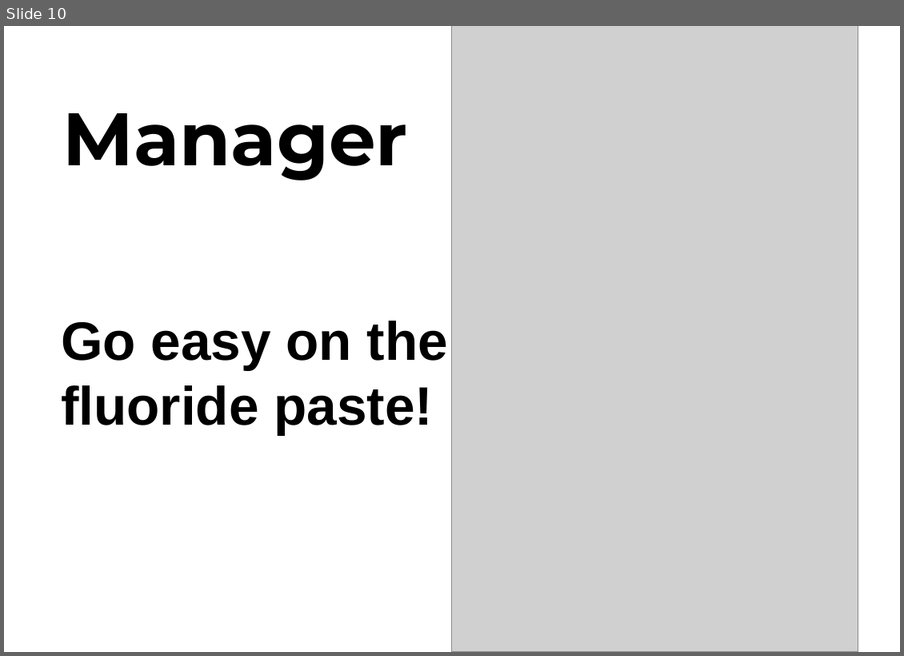
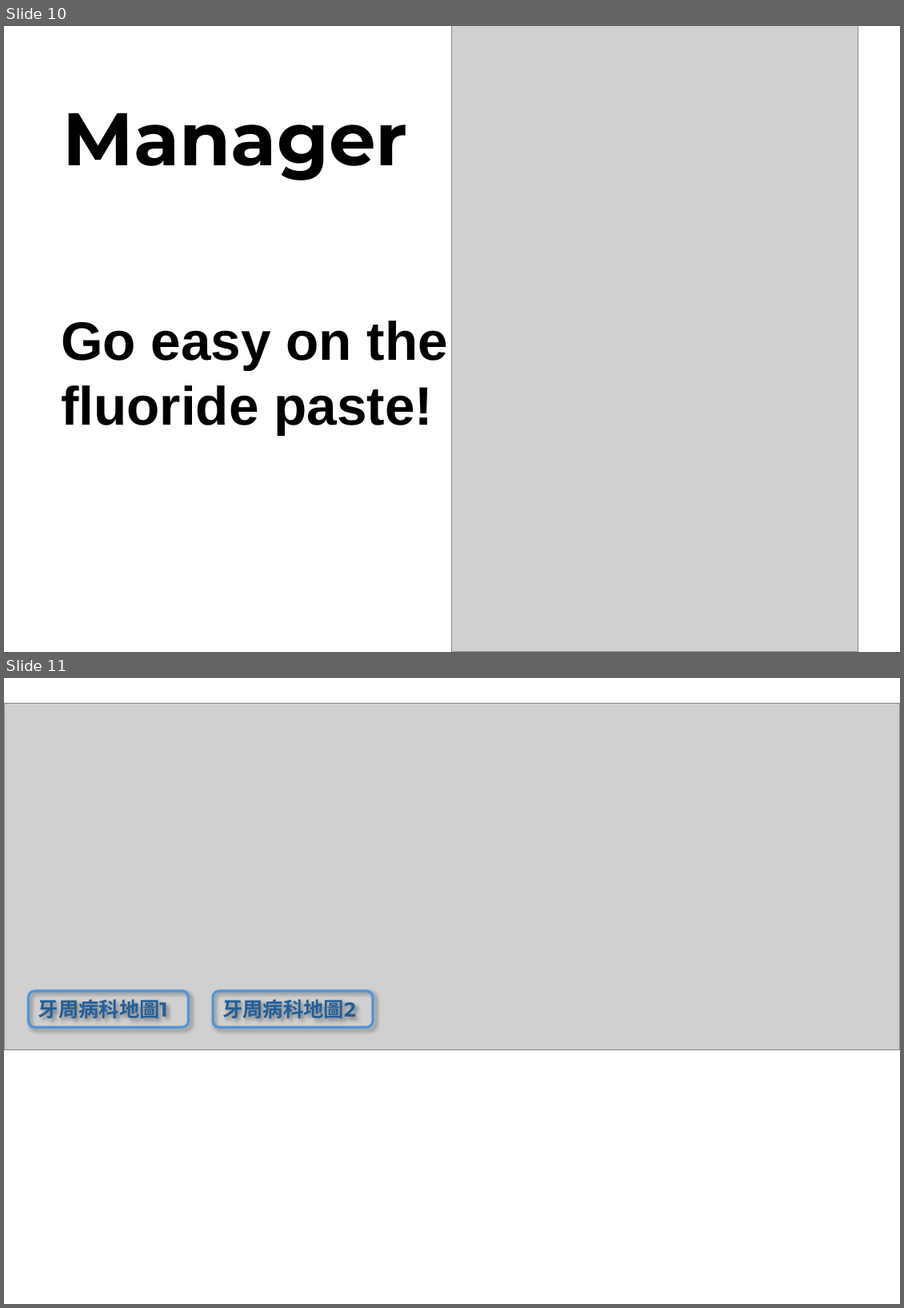
Before and after one commit to Risch315815/Animal_Hospital_Dental_Department, a slide deck: public/images/team/Team_Member.pptx. Shown one above the other, each under a label of ours: slide 10 before the commit, slides 10 and 11 after it. The pictures are 904x656 and 904x1308 pixels, drawn with LibreOffice and Linux fonts; fonts in the diff are those of the drawing; grey boxes stand for pictures. Boxes give left, top, right and bottom in pixels: in the first picture for what was removed or moved away, otherwise in the second. Text is boxed around its words. In the diff, an @@ line names an element or a change of style, - is before the commit and + after.

```diff
--- a/public/images/team/Team_Member.pptx
+++ b/public/images/team/Team_Member.pptx
@@ slide 11 added at (4, 678, 900, 1304), background #FFFFFF @@
@@ picture added at (4, 703, 900, 1050) @@
@@ rounded rectangle added at (28, 991, 188, 1028), outline #4E95D9 2.25 pt, 18 pt, text #215F9A, bold @@
+牙周病科地圖1
@@ rounded rectangle added at (214, 991, 373, 1028), outline #4E95D9 2.25 pt, 18 pt, text #215F9A, bold @@
+牙周病科地圖2
```
Also in this commit, not shown: 2 other files.
